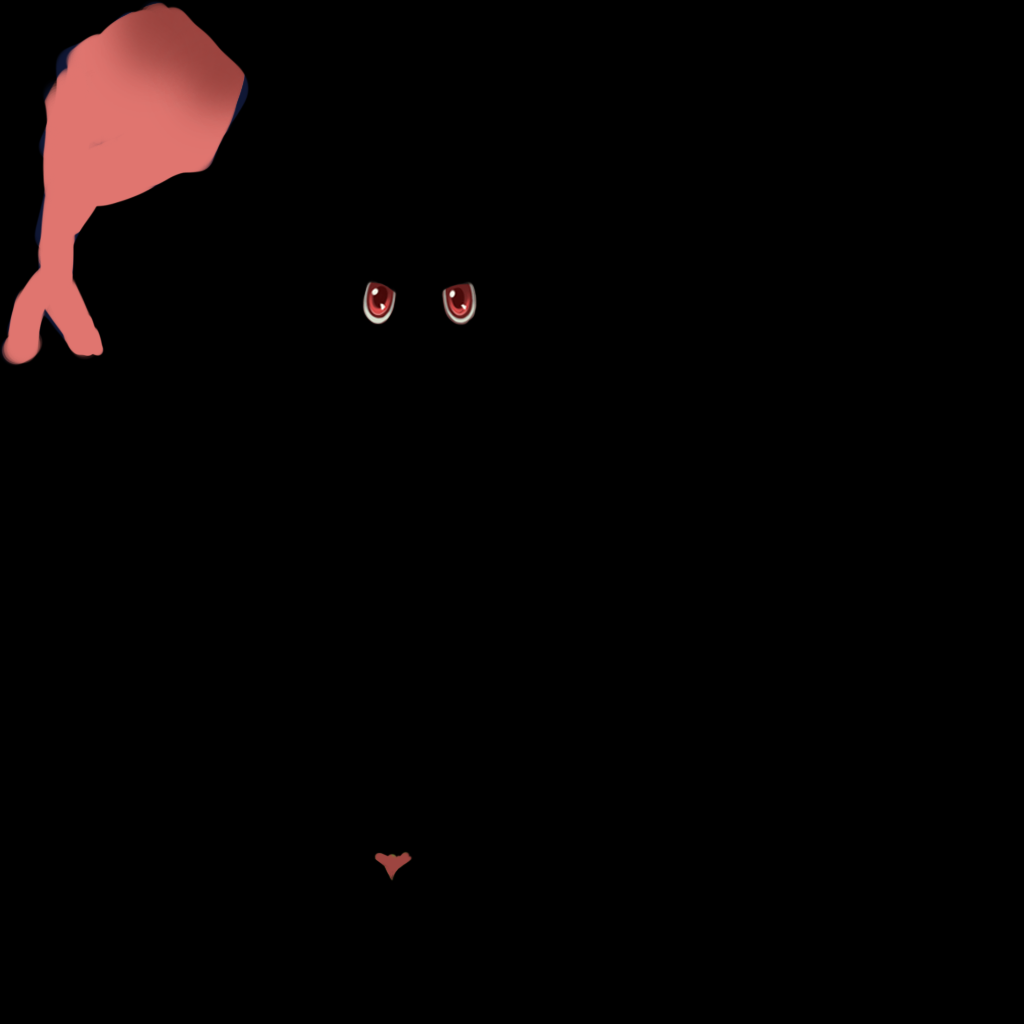
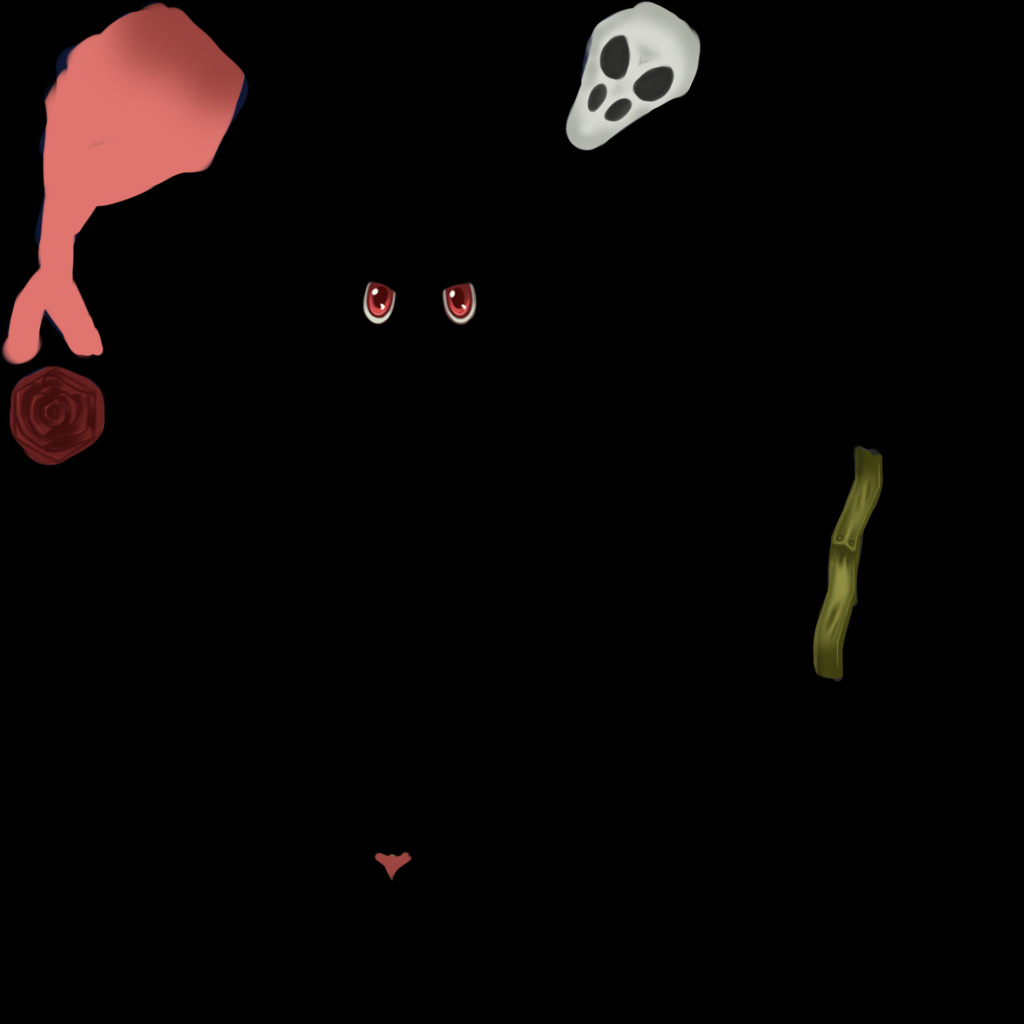
Layer changes from the first 1024 x 1024 image to the second:
painted on "emissive" over [9, 0, 884, 682]
